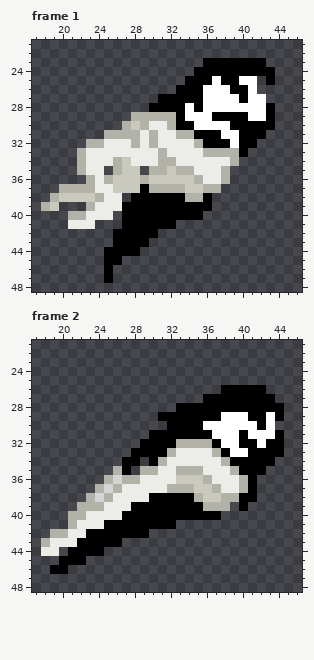
File history of a pixel-art file, Assets/Resources/Sprites/player/PlayerJumpForward.ase. Above: the version before the commit.
64x64 pixels, 2 frames. Shown: frame 1: x 17..46, y 21..48; frame 2: x 17..46, y 21..48.
The same view after the edit:
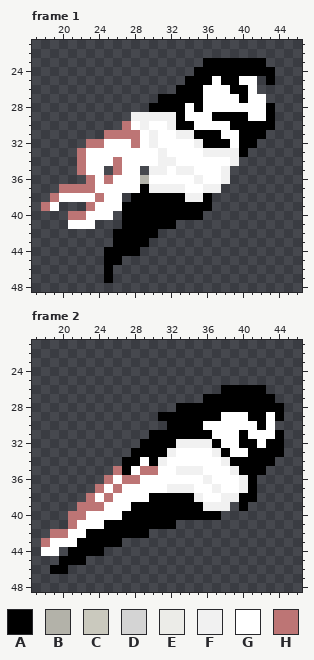
Palette (. is transparent): A #000000  B #b3b2a9  C #cac9be  D #d4d4d4  E #ecece8  F #f1f1f1  G #ffffff  H #bd7575
Difference:
--- frame 1
@@ x 17..46 @@
 28 .............AAAAGAGGGGGGGA...
-29 ...........BBBBBAGGGAAAAGGA...
-30 ..........BCBEEBAAGGGGAAAAA...
-31 ........BBBBEBEEBBAAAGGAAA....
-32 ......BBEEEBEBEEEEBAAAGAA.....
-33 .....BEEEEEEEEBEEEEBBBBA......
-34 .....BEEEBCEEEBBEEEEEEB.......
-35 .....BEE.BCC.BBCBBEEEB........
-36 ......BEBCCCBCCCCCBEEB........
-37 ...BBBBEECCCABBBBCCBB.........
-38 ..BCCCCBEE.AAAAAABBA..........
-39 .BC...BEEEAAAAAAAAAA..........
-40 ....BBEEE.AAAAAAAAA...........
-41 ....EEE...AAAAAA..............
+29 ...........FFFFFAGGGAAAAGGA...
+30 ..........HGFGGFAAGGGGAAAAA...
+31 ........HHHHGFGGFFAAAGGAAA....
+32 ......HHGGGHGFGGGGFAAAGAA.....
+33 .....HGGGGGGGGFGGGGFFFFA......
+34 .....HGGGHGGGGFFGGGGGGF.......
+35 .....HGG.HGG.FFGFFGGGF........
+36 ......HGHGGGBGGGGGFGGF........
+37 ...HHHHGGGGGAFFFFGGFF.........
+38 ..HGGGGHGG.AAAAAAFFA..........
+39 .HG...HGGGAAAAAAAAAA..........
+40 ....HHGGG.AAAAAAAAA...........
+41 ....GGG...AAAAAA..............
 42 .........AAAAA................
--- frame 2
@@ x 17..46 @@
 31 .............AAAAAAAGGGAGGGA..
-32 ............AAAABBBBAGGAAGAA..
-33 ...........AAAABEEEEBAGGAAAA..
-34 ..........AA.ABEEEEEEBAAAAA...
-35 .........BA.BBEEBBBEEEBAAA....
-36 ........BDBBEEEECCCBEEEBA.....
-37 .......BDBEEEEEBBBCCBEEBA.....
-38 ......BDBEEEEAAAAABCCBBAA.....
-39 .....BBBEEEAAAAAAAABBB.A......
-40 ....BBEEEEAAAAAAAAAAA.........
-41 ....BEEEAAAAAAAA..............
-42 ..BBEEAAAAAAA.................
-43 .BEEEAAAAA....................
-44 .EE.AAAA......................
+32 ............AAAAFFFFAGGAAGAA..
+33 ...........AAAAFGGGGFAGGAAAA..
+34 ..........AAGAFGGGGGGFAAAAA...
+35 .........HAGHHGGFFFGGGFAAA....
+36 ........HGHHGGGGGGGFGGGFA.....
+37 .......HGHGGGGGFFFGGFGGFA.....
+38 ......HGHGGGGAAAAAFGGFFAA.....
+39 .....HHHGGGAAAAAAAAFFF.A......
+40 ....HHGGGGAAAAAAAAAAA.........
+41 ....HGGGAAAAAAAA..............
+42 ..HHGGAAAAAAA.................
+43 .HGGGAAAAA....................
+44 .GG.AAAA......................
 45 ...AAA........................
Pixel boxes of the changes (left, top, right, bottom) in both pictures:
changed: (41, 112, 239, 229)
changed: (41, 439, 248, 556)
